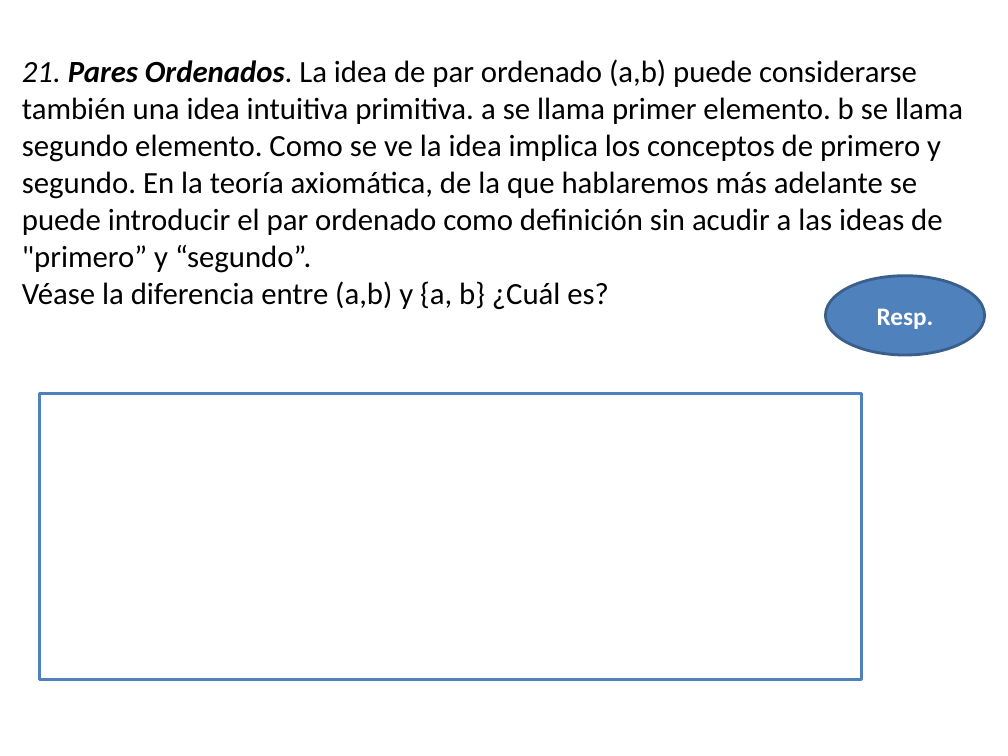
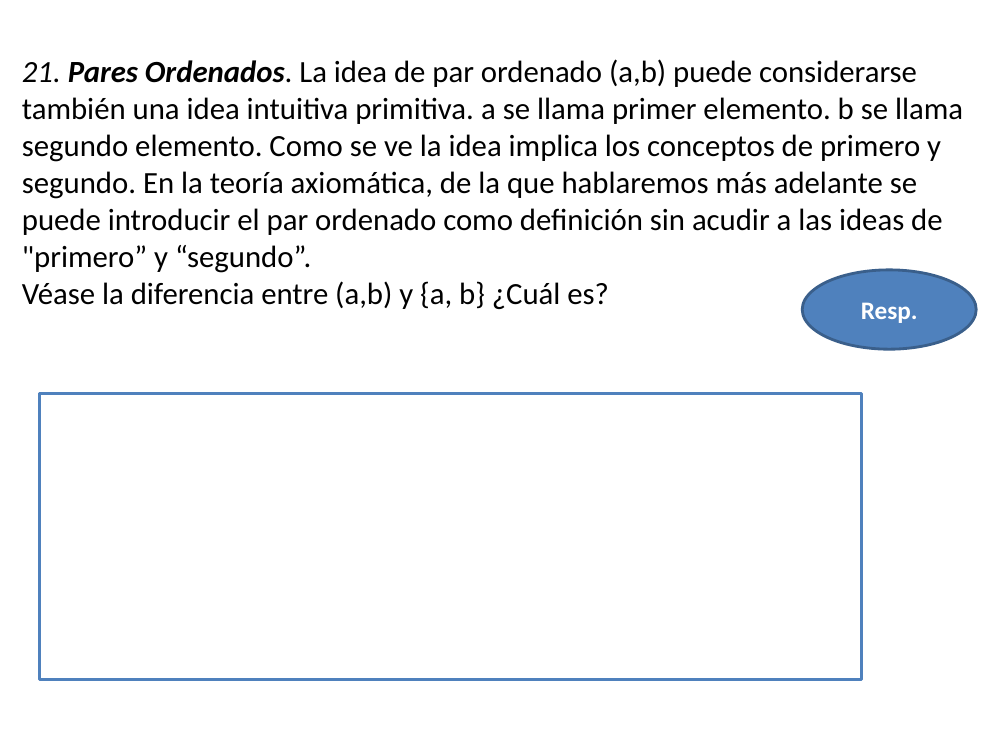
Before and after one commit to ULAnux/mathematica, a slide deck: slide 17 of formato nuevo para guias /Guia conjuntos.odp (slide 29 before the commit). Drawn at 1008x756 pixels with LibreOffice and Linux fonts; fonts in the diff are those of the drawing. Boxes give left, top, right and bottom in pixels: in the first picture for what was removed or moved away, otherwise in the second. Text is boxed around its words. In the diff, an @@ line names an element or a change of style, - is before the commit and + after.

```diff
--- a/formato nuevo para guias /Guia conjuntos.odp
+++ b/formato nuevo para guias /Guia conjuntos.odp
@@ ellipse "Resp.": place and size @@
-ellipse "Resp." at box(826, 276, 985, 356)
+ellipse "Resp." at box(802, 270, 977, 350)
```
Also in this commit, not shown: 22 other slides changed, 24 slides removed, 6 other files.
